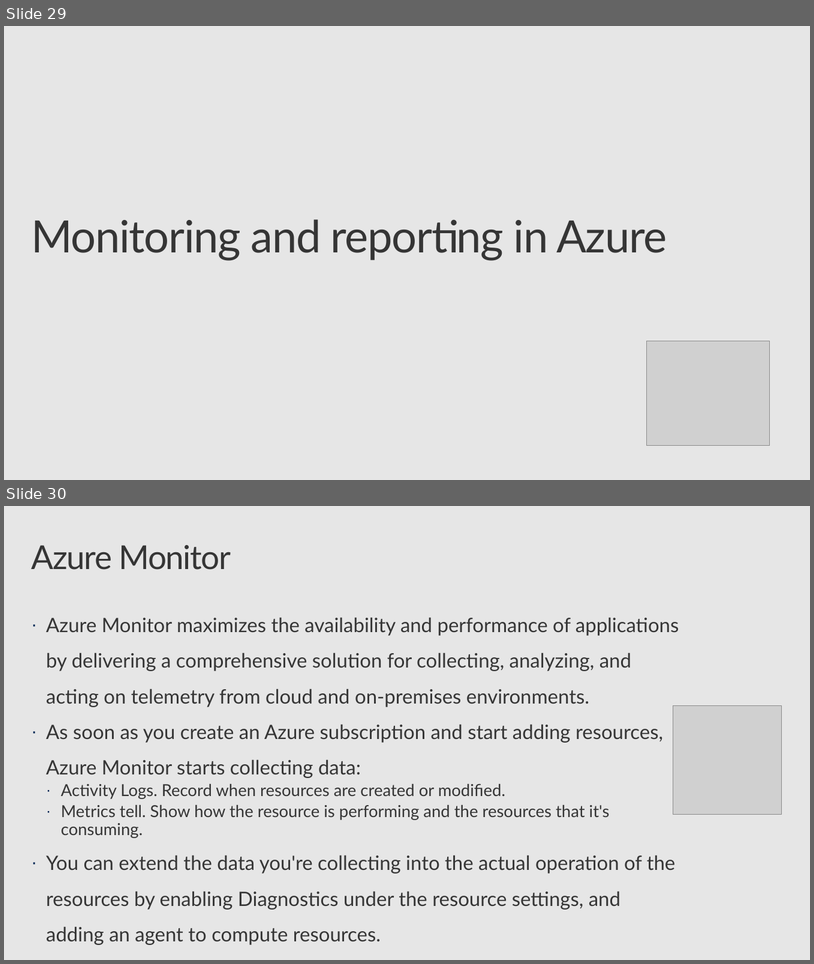
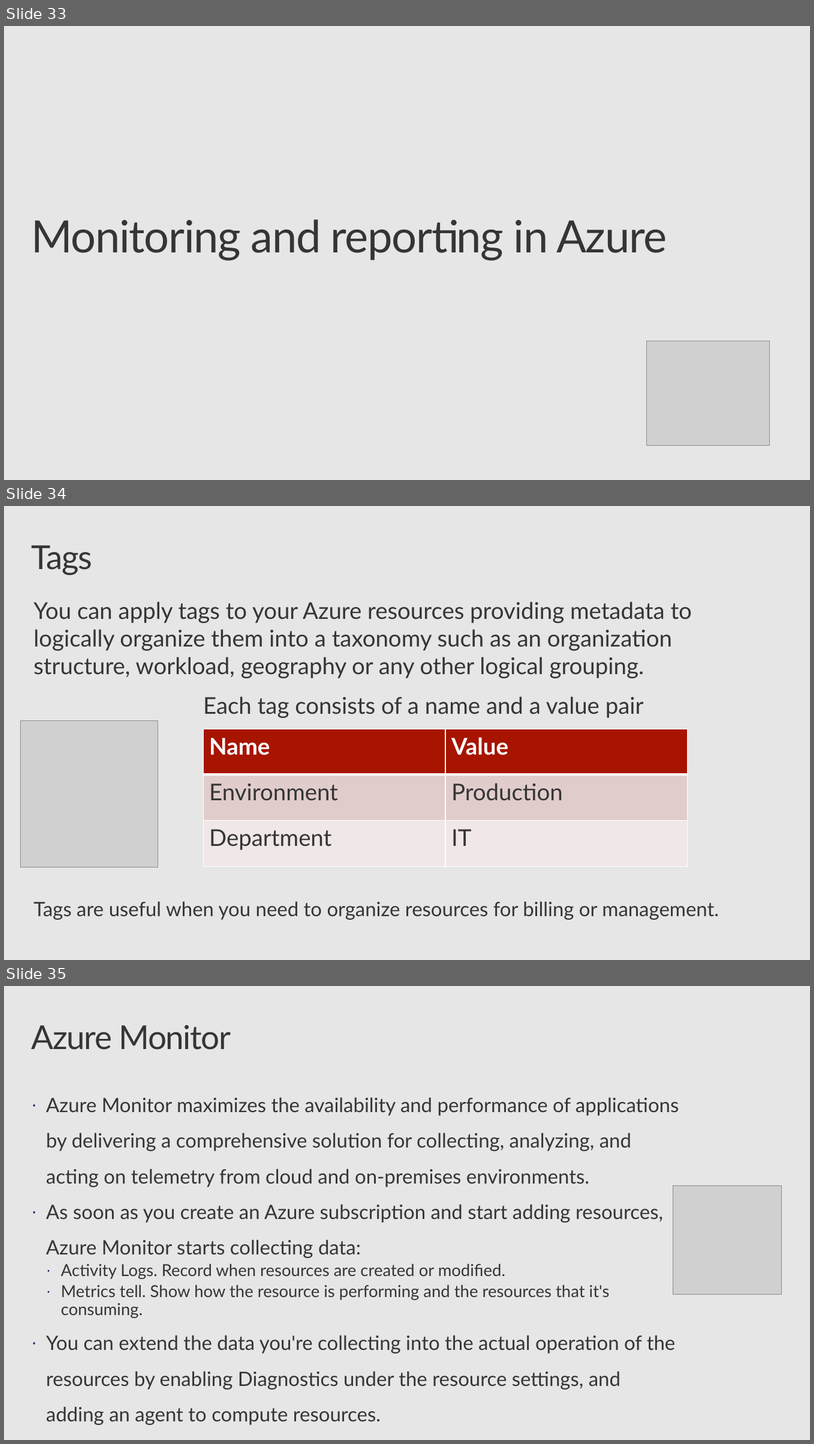
Before and after one commit to CSA-OCP-GER/azure-fundamentals-v2, a slide deck: 3_security-compliance-trust/3_security-compliance-trust.pptx. Shown one above the other, each under a label of ours: slides 29 and 30 before the commit, slides 33, 34 and 35 after it. The pictures are 814x964 and 814x1444 pixels, drawn with LibreOffice and Linux fonts; fonts in the diff are those of the drawing; grey boxes stand for pictures; background and template pictures are left out. Boxes give left, top, right and bottom in pixels: in the first picture for what was removed or moved away, otherwise in the second. Text is boxed around its words. In the diff, an @@ line names an element or a change of style, - is before the commit and + after.

```diff
--- a/3_security-compliance-trust/3_security-compliance-trust.pptx
+++ b/3_security-compliance-trust/3_security-compliance-trust.pptx
@@ slide 34 added at (4, 506, 810, 960), background #E6E6E6 @@
@@ title added at (31, 545, 92, 575), 40 pt, text #353535 @@
+Tags
@@ text added at (33, 601, 692, 678), 28 pt, text #353535 @@
+You can apply tags to your Azure resources providing metadata to logically organize them into a taxonomy such as an organization structure, workload, geography or any other logical grouping.
@@ text added at (203, 696, 644, 718), 28 pt, text #353535 @@
+Each tag consists of a name and a value pair
@@ picture added at (21, 721, 158, 867) @@
@@ table added at (203, 729, 688, 866), 3 rows, 2 columns @@
+Name | Value
+Environment | Production
+Department | IT
@@ text added at (33, 901, 719, 919), 24 pt, text #353535 @@
+Tags are useful when you need to organize resources for billing or management.
@@ what was slide 29 is now slide 33 @@
@@ what was slide 30 is now slide 35 @@
```
Also in this commit, not shown: 4 slides changed, 7 other slides added, 4 slides removed, 1 other file.
